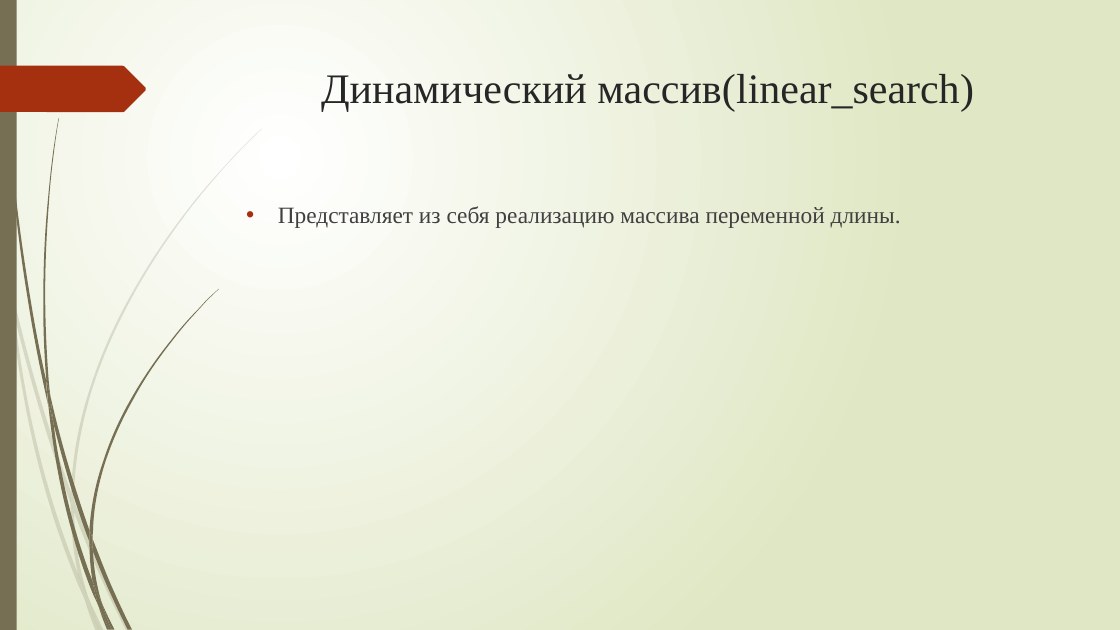
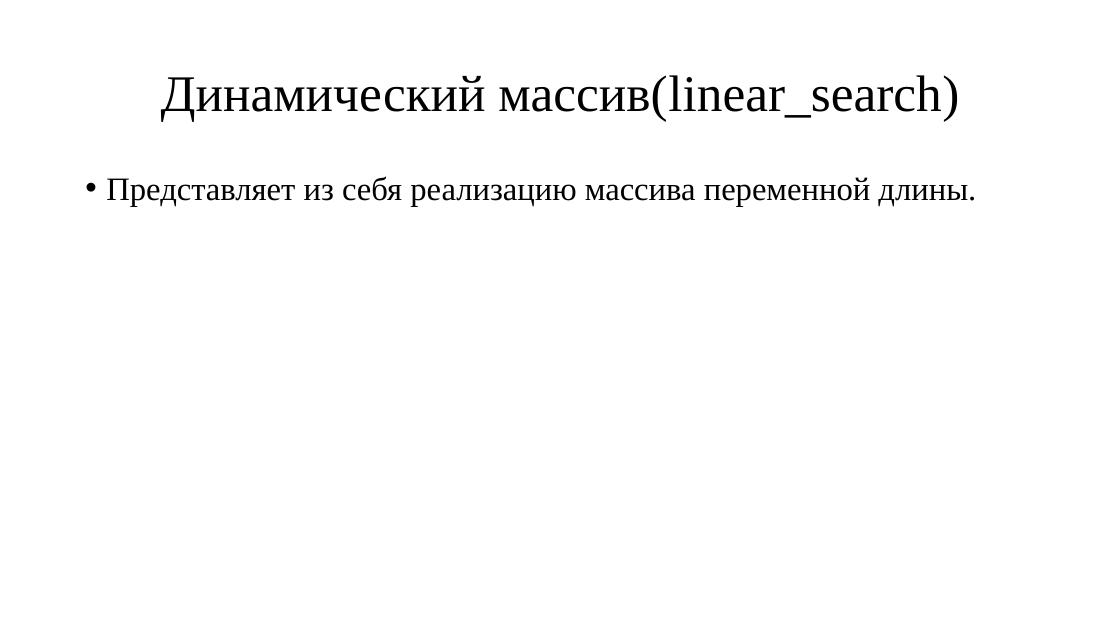
Before and after one commit to ZenoReT/Dictionaries, a slide deck: slide 5 of отчет.pptx (slide 4 before the commit). Drawn at 1120x630 pixels with LibreOffice and Linux fonts; fonts in the diff are those of the drawing. Boxes give left, top, right and bottom in pixels: in the first picture for what was removed or moved away, otherwise in the second. Text is boxed around its words. In the diff, an @@ line names an element or a change of style, - is before the commit and + after.

```diff
--- a/отчет.pptx
+++ b/отчет.pptx
@@ background gradient #FFFFFF to #DFE8C4 to #FFFFFF @@
@@ rectangle removed at (0,0,17,630) @@
@@ title "Динамический массив(linear_search)": place and size @@
-title "Динамический массив(linear_search)" at (321,74,974,111)
+title "Динамический массив(linear_search)" at (161,75,959,121)
@@ title "Динамический массив(linear_search)" at (161,75,959,121): size 36 to 44 pt, text colour #262626 to #000000; line spacing 1 to 0.9; vertical alignment top to middle @@
@@ freeform shape removed at (0,66,146,112) @@
@@ text "Представляет из себя реализацию массива ...": place and size @@
-text "Представляет из себя реализацию массива ..." at (278,206,901,228)
+text "Представляет из себя реализацию массива ..." at (106,176,976,206)
@@ text "Представляет из себя реализацию массива ..." at (106,176,976,206): size 20 to 28 pt, text colour #404040 to #000000; indent changed; line spacing 1 to 0.9 @@
@@ group removed at (0,129,262,630): 10 freeform shapes @@
@@ group removed at (3,0,218,630): 12 freeform shapes @@
```
Also in this commit, not shown: 12 other slides changed, 3 slides added, 13 other files.
